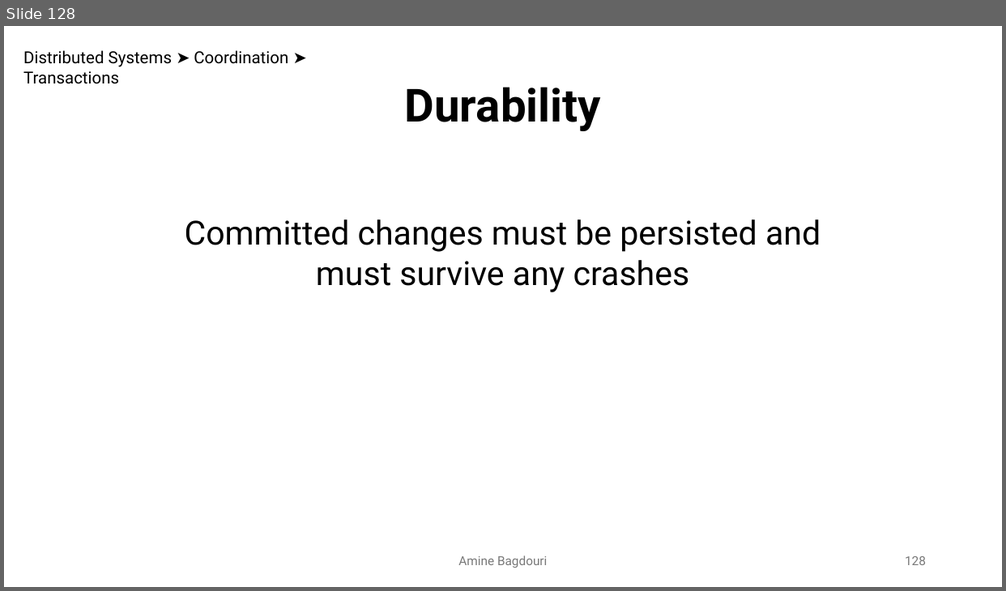
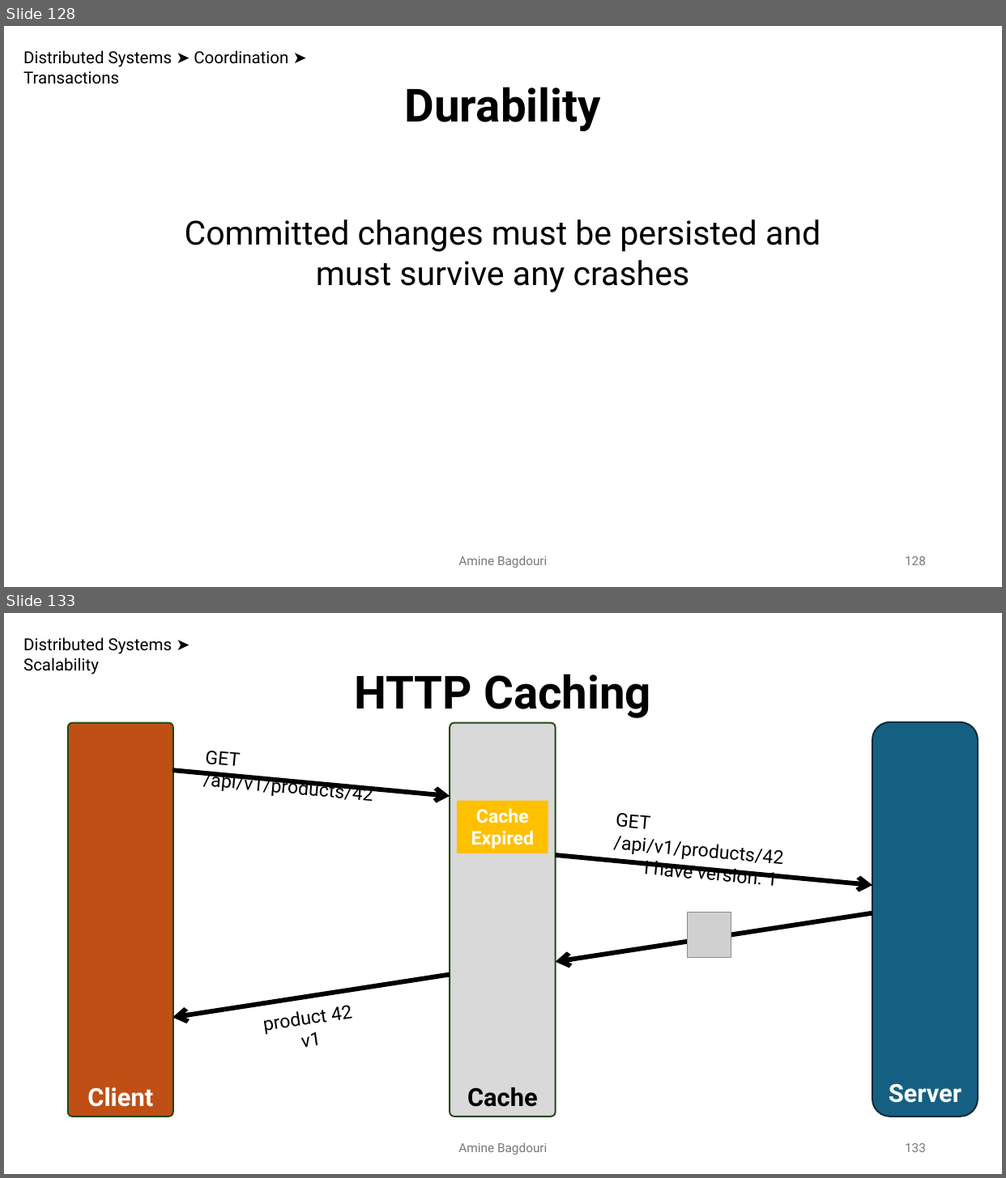
Before and after one commit to aminebag/distributed_systems, a slide deck: distributed_architectures.pptx. Shown one above the other, each under a label of ours: slide 128 before the commit, slides 128 and 133 after it; the slides between them are not shown. The pictures are 1006x591 and 1006x1178 pixels, drawn with LibreOffice and Linux fonts; fonts in the diff are those of the drawing; grey boxes stand for pictures. Boxes give left, top, right and bottom in pixels: in the first picture for what was removed or moved away, otherwise in the second. Text is boxed around its words. In the diff, an @@ line names an element or a change of style, - is before the commit and + after.

```diff
--- a/distributed_architectures.pptx
+++ b/distributed_architectures.pptx
@@ slide 133 added at <box>4,613,1002,1174</box>, background #FFFFFF @@
@@ text added at <box>23,637,172,675</box>, 16 pt, text #000000 @@
+Distributed Systems ➤ Scalability
@@ text added at <box>354,674,651,718</box>, 44 pt, text #000000, bold @@
+HTTP Caching
@@ rounded rectangle added at <box>68,723,173,1117</box>, fill #C04F15, outline #224914 1.5 pt, 24 pt, text #FFFFFF, bold @@
+Client
@@ rounded rectangle added at <box>450,723,555,1117</box>, fill #D9D9D9, outline #224914 1.5 pt, 24 pt, text #000000, bold @@
+Cache
@@ rounded rectangle added at <box>872,722,978,1117</box>, fill #156082, outline #092A39 1.5 pt, 24 pt, text #FFFFFF, bold @@
+Server
@@ text added at <box>203,751,373,801</box>, 18 pt, text #000000 @@
+GET /api/v1/products/42
@@ arrow added from (172, 770) to (450, 796), #000000 4.5 pt @@
@@ rectangle added at <box>457,801,548,854</box>, fill #FFC000, 18 pt, text #FFFFFF, bold @@
+Cache Expired
@@ text added at <box>613,813,783,886</box>, 18 pt, text #000000 @@
+GET /api/v1/products/42
+I have version: 1
@@ arrow added from (556, 855) to (872, 885), #000000 4.5 pt @@
@@ arrow added from (872, 914) to (556, 962), #000000 4.5 pt @@
@@ picture added at <box>687,913,731,957</box> @@
@@ arrow added from (450, 974) to (172, 1018), #000000 4.5 pt @@
@@ text added at <box>264,1010,327,1048</box>, 18 pt, text #000000 @@
+product 42 v1
@@ text added at <box>458,1143,547,1155</box>, 12 pt, text #797979 @@
+Amine Bagdouri
@@ page number added at <box>905,1144,926,1152</box>, 12 pt, text #797979 @@
+133
```
Also in this commit, not shown: 17 other slides added.
